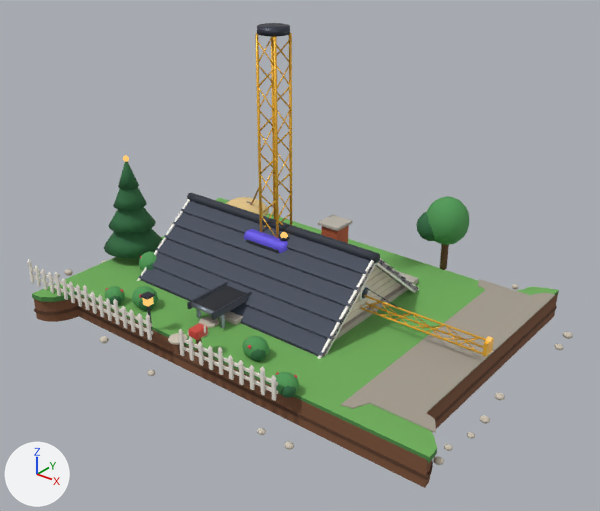
A saved change to the Blender file blender/bricks.blend.
Camera for both pictures: a camera (50 mm lens) standing at (1.161, -1.362, 0.945) and looking at (0.099, -0.034, 0.121). The axes (+X, +Y, +Z) are drawn at lower left. The lights are the same throughout. The picture after the commit comes second.

Names of what the first picture shows: 'Conveyor', 'CraneJib', 'CraneMast', 'Machine', 'Plot', 'Roof'.
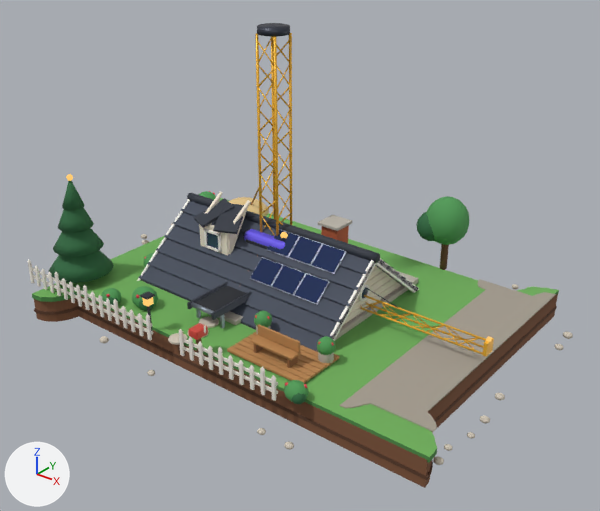
What changed in the scene script:
```text
Change me_plot:
    remove me_plot.from_pydata(...)  # 7613 vertices, 8352 faces; spans x -0.513..0.631, y -0.409..0.41, z -0.07..0.27
    add me_plot.from_pydata(...)  # 7385 vertices, 8090 faces; spans x -0.513..0.631, y -0.409..0.41, z -0.07..0.27
    me_plot part 1: the loose piece of 42 vertices spanning x -0.408..-0.392, y -0.108..-0.092, z 0.254..0.27 is moved by (0.0, -0.17, 0.0)
    me_plot part 2: the loose piece of 86 vertices spanning x -0.324..-0.255, y -0.17..-0.11, z -0.006..0.051 is moved by (-0.18, 0.38, 0.0)
    me_plot part 3: the loose piece of 86 vertices spanning x 0.14..0.2, y -0.296..-0.244, z -0.005..0.044 is moved by (-0.48, 0.48, 0.0)
    me_plot part 4: the loose piece of 62 vertices spanning x 0.166..0.2, y -0.296..-0.26, z -0.003..0.034 is moved by (-0.48, 0.48, 0.0)
    me_plot part 5: a new loose piece, a UV sphere (12 segments, 8 rings, poles along z) spanning x -0.32..-0.26, y -0.156..-0.104, z -0.005..0.044, in mat_leaf (green #4f9a55)
    me_plot part 6: the loose piece of 86 vertices spanning x -0.265..-0.215, y -0.322..-0.278, z -0.004..0.037 is moved by (0.0, -0.01, 0.0)
    me_plot part 7: a new loose piece, a UV sphere (12 segments, 8 rings, poles along z) spanning x 0.305..0.355, y -0.357..-0.313, z -0.004..0.037, in mat_leaf (green #4f9a55)
    me_plot part 8: a new loose piece, a UV sphere (10 segments, 7 rings, poles along z) spanning x 0.327..0.355, y -0.357..-0.327, z -0.002..0.029, in mat_leafdark (dark green #2e6b40)
    me_plot part 9: a new loose piece of 90 vertices spanning x -0.477..-0.323, y -0.348..-0.192, z 0.025..0.125, in mat_leafdark (dark green #2e6b40)
    me_plot part 10: a new loose piece of 90 vertices spanning x -0.459..-0.341, y -0.33..-0.21, z 0.085..0.175, in mat_leafdark (dark green #2e6b40)
    me_plot part 11: a new loose piece of 90 vertices spanning x -0.441..-0.359, y -0.312..-0.228, z 0.14..0.23, in mat_leafdark (dark green #2e6b40)
    me_plot part 12: a new loose piece of 54 vertices spanning x -0.426..-0.374, y -0.296..-0.244, z 0.19..0.255, in mat_leafdark (dark green #2e6b40)
    me_plot part 13: 18 loose pieces with 820 vertices, spanning x -0.477..0.315, y -0.352..0.148, z -0.006..0.255, are deleted
    me_plot part 14: 78 vertices moved from x 0.41..0.594, y -0.271..0.343, z 0.0..0.002 to x 0.41..0.589, y -0.271..0.342, z 0.0..0.002; 180 vertices removed from x 0.272..0.55, y -0.354..0.369, z -0.005..0.041; 32 vertices added at x 0.372..0.55, y -0.303..0.373, z 0.0..0.002
    me_plot part 15: 61 vertices removed from x -0.243..-0.215, y -0.322..-0.292, z -0.002..0.029; 19 vertices added at x -0.226..-0.219, y -0.314..-0.307, z 0.019..0.028
    other edits to the shape of me_plot do not show in these pictures
Add ob_terrace:
    ob_terrace = bpy.data.objects.new('Terrace', me_terrace)  # 1708 vertices, 1740 faces; spans x 0.111..0.319, y -0.299..-0.173, z 0.003..0.062; in mat_wood (orange #b8844f), mat_wooddark (brown #8a5e38), mat_concrete (grey #b9b3a8), mat_leaf (green #4f9a55), mat_berry (red #e2384c)
    ob_terrace.location = (0.0, 0.0, 0.0)
Add ob_solar:
    ob_solar = bpy.data.objects.new('Solar', me_solar)  # 384 vertices, 360 faces; spans x 0.019..0.212, y -0.117..-0.011, z 0.068..0.158; in mat_solarcell (dark blue #1d2f5c), mat_metal (grey #8e97a4)
    ob_solar.location = (0.0, 0.0, 0.0)
Add ob_dormer:
    ob_dormer = bpy.data.objects.new('Dormer', me_dormer)  # 124 vertices, 106 faces; spans x -0.1897..-0.0503, y -0.1061..-0.0059, z 0.0812..0.2037; in mat_gable (pale yellow #efe5d2), mat_frame (white #f6f3ec), mat_glass (dark blue #2a3b56), mat_roofdark (dark blue #2c323e)
    ob_dormer.location = (0.0, 0.0, 0.0)
```

What differs and where, as boxes (x1, y1, x2, y2) in the pictures (600 x 511 px; the box of a moved part takes in the faces that stretch with it):
'Plot', reshaped: before (27, 155, 573, 488); after (27, 174, 573, 488)
'Terrace', added: after (227, 310, 340, 384)
    faces in mat_wood (orange #b8844f): (227, 324, 340, 384)
    faces in mat_leaf (green #4f9a55): (254, 310, 335, 355)
    faces in mat_concrete (grey #b9b3a8): (256, 326, 334, 363)
    faces in mat_wooddark (brown #8a5e38): (254, 344, 298, 368)
'Solar', added: after (250, 229, 346, 305)
    faces in mat_solarcell (dark blue #1d2f5c): (250, 230, 345, 303)
    faces in mat_metal (grey #8e97a4): (250, 229, 346, 305)
'Dormer', added: after (194, 192, 250, 255)
    faces in mat_roofdark (dark blue #2c323e): (194, 198, 244, 234)
    faces in mat_gable (pale yellow #efe5d2): (199, 192, 250, 255)
    faces in mat_frame (white #f6f3ec): (204, 228, 222, 252)
    faces in mat_glass (dark blue #2a3b56): (207, 232, 218, 249)
part 1 of me_plot, moved or reshaped: before (123, 155, 129, 162); after (66, 174, 73, 181)
part 2 of me_plot, moved or reshaped: before (139, 252, 157, 271); after (199, 191, 216, 200)
part 3 of me_plot, moved or reshaped (not visible afterwards): before (242, 336, 269, 359)
part 4 of me_plot, moved or reshaped (not visible afterwards): before (250, 349, 266, 362)
part 5 of me_plot, added: after (144, 253, 154, 267)
part 6 of me_plot, moved or reshaped: before (105, 286, 125, 301); after (102, 288, 121, 304)
part 7 of me_plot, added: after (284, 380, 309, 402)
part 8 of me_plot, added: after (292, 393, 306, 404)
part 9 of me_plot, added (dark green): after (49, 250, 114, 283)
part 10 of me_plot, added (dark green): after (53, 228, 104, 257)
part 11 of me_plot, added (dark green): after (58, 207, 94, 232)
part 12 of me_plot, added (dark green): after (62, 180, 84, 210)
part 13 of me_plot, deleted: before (104, 161, 297, 378)
part 14 of me_plot, reshaped: before (275, 279, 555, 433); after (340, 279, 556, 432)
part 15 of me_plot, reshaped: before (110, 295, 122, 305)
